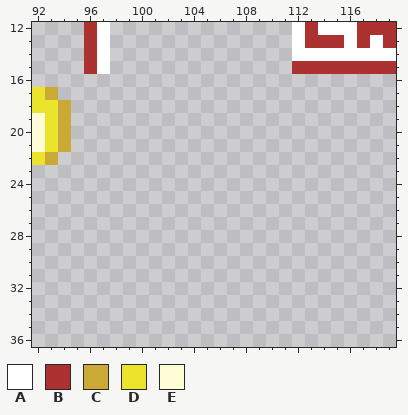
One commit to this pixel-art file: Spiceholic2025/App/stage/tileset.aseprite. That is the earlier state.
128x128 pixels, 1 frame. Shown: x 92..119, y 12..36.
Palette (. is transparent): A #ffffff  B #ac3232  C #caa935  D #ece32c  E #fffdd6
Pixels before, first column x 92:
12 ....BA..............ABAAABBB
13 ....BA..............ABBBABAB
14 ....BA..............AAAAAAAA
15 ....BA..............BBBBBBBB
16 ............................
17 DC..........................
18 DDC.........................
19 EDC.........................
20 EDC.........................
21 EDC.........................
22 DC..........................
The same view after the edit:
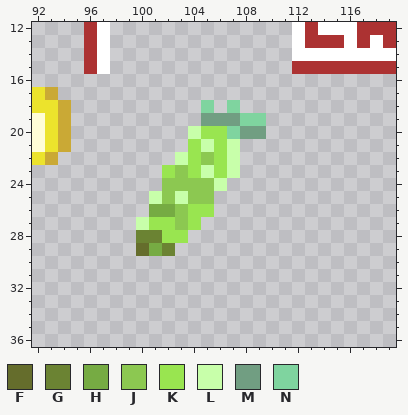
Colours new in this view: F #656d2c  G #6b8333  H #76ab43  J #8cc851  K #99e550  L #c8ffaa  M #719e82  N #7fd49f
From old to new:
y 18: x 105 . -> N; x 107 . -> N
y 19: x 105..109 ..... -> MMMNN
y 20: x 104..109 ...... -> LKKNMM
y 21: x 104..107 .... -> KLKL
y 22: x 103..107 ..... -> LKJKL
y 23: x 102..107 ...... -> KJKLKL
y 24: x 102..106 ..... -> JJJJL
y 25: x 101..105 ..... -> LJLJJ
y 26: x 101..105 ..... -> HHJKK
y 27: x 100..104 ..... -> LKKJK
y 28: x 100..103 .... -> GGKK
y 29: x 100..102 ... -> FHG
Pixel boxes of the changes (left, top, right, bottom) in both pictures:
added: (136, 100, 266, 256)
